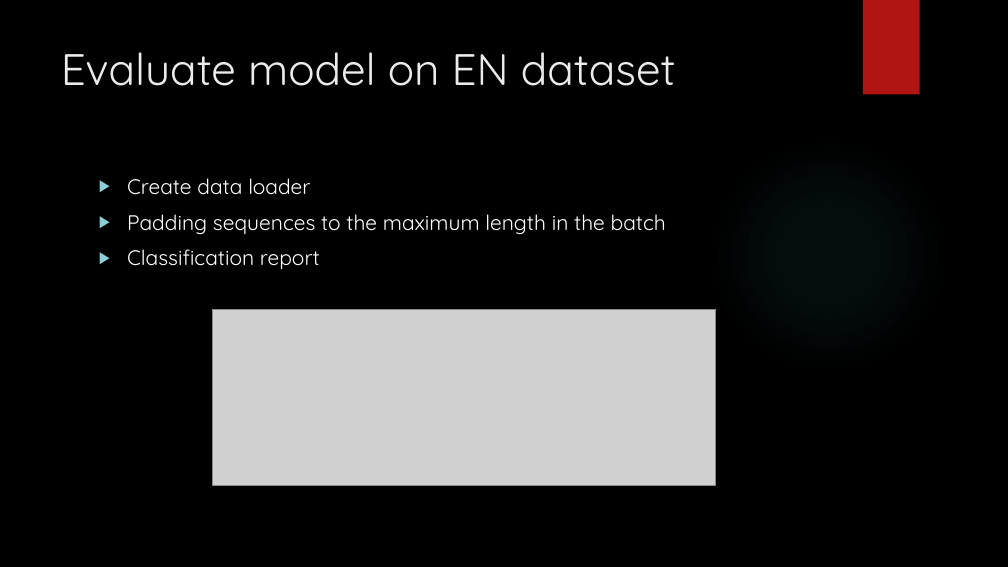
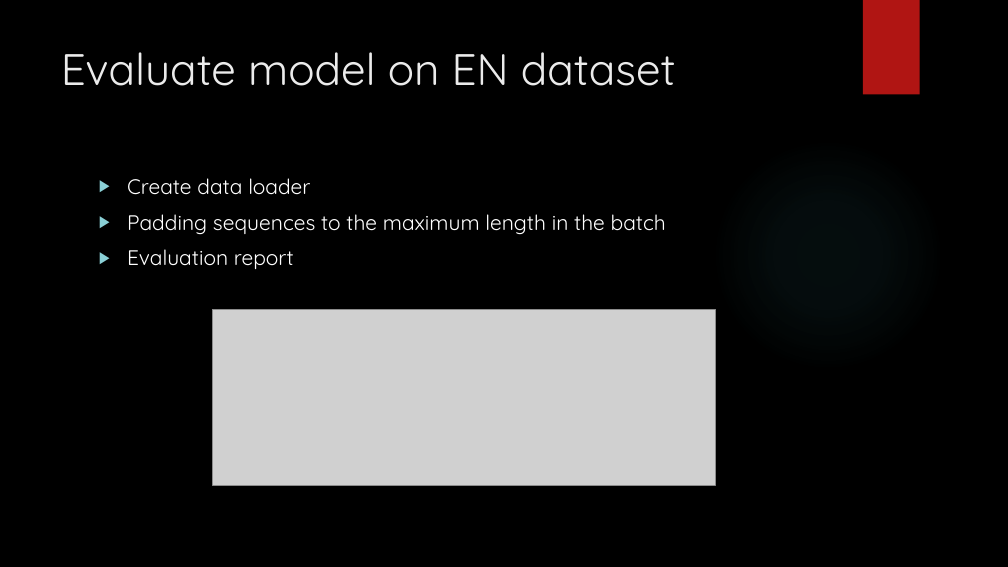
Before and after one commit to Beabir/TaskModule4_MNER, a slide deck: slide 20 of CAS NLP Module 4_jd_bb.pptx. Drawn at 1008x567 pixels with LibreOffice and Linux fonts; fonts in the diff are those of the drawing; grey boxes stand for pictures; background and template pictures are left out. Boxes give left, top, right and bottom in pixels: in the first picture for what was removed or moved away, otherwise in the second. Text is boxed around its words. In the diff, an @@ line names an element or a change of style, - is before the commit and + after.

```diff
--- a/CAS NLP Module 4_jd_bb.pptx
+++ b/CAS NLP Module 4_jd_bb.pptx
@@ text at <box>127,249,294,269</box>: text changed @@
-▶ Classification report
+▶ Evaluation report
```
Also in this commit, not shown: 2 other slides changed, 5 slides added, 1 other file.
